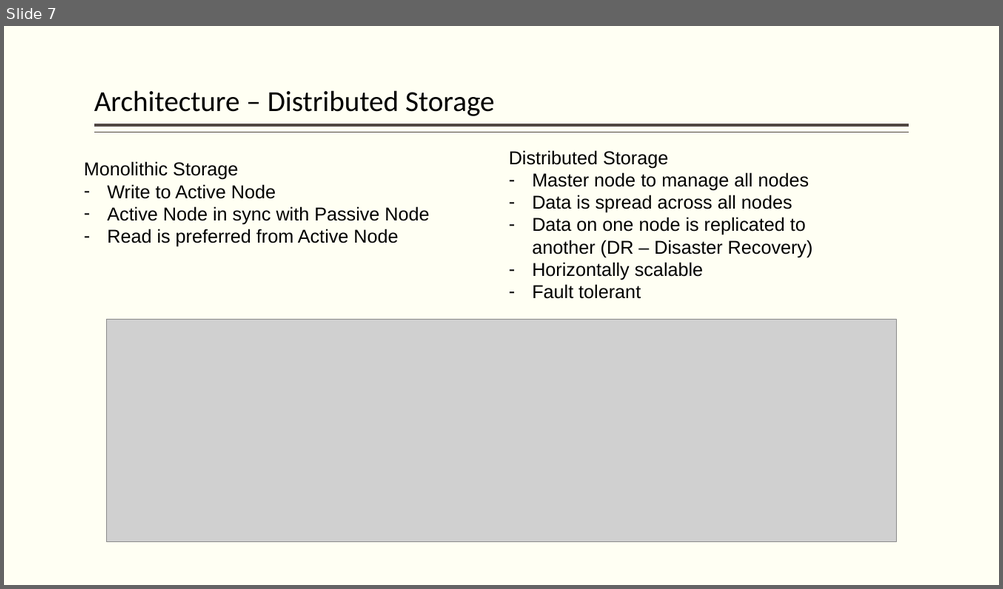
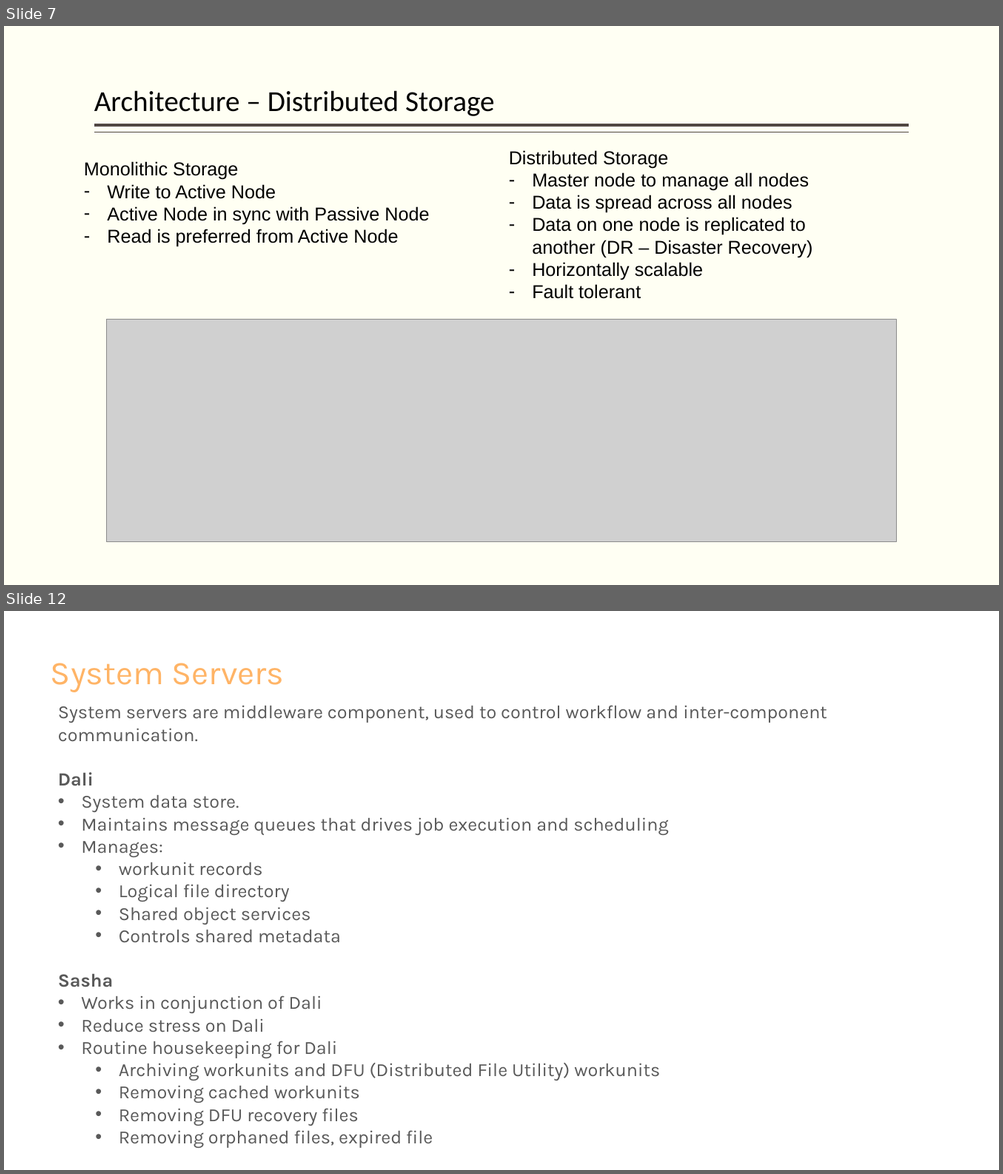
Before and after one commit to hpccsystems-solutions-lab/NCF-2021, a slide deck: BigData-ECL-NCF2021.pptx. Shown one above the other, each under a label of ours: slide 7 before the commit, slides 7 and 12 after it; the slides between them are not shown. The pictures are 1003x589 and 1003x1174 pixels, drawn with LibreOffice and Linux fonts; fonts in the diff are those of the drawing; grey boxes stand for pictures. Boxes give left, top, right and bottom in pixels: in the first picture for what was removed or moved away, otherwise in the second. Text is boxed around its words. In the diff, an @@ line names an element or a change of style, - is before the commit and + after.

```diff
--- a/BigData-ECL-NCF2021.pptx
+++ b/BigData-ECL-NCF2021.pptx
@@ slide 12 added at bbox=[4, 611, 999, 1170], background #FFFFFF @@
@@ text added at bbox=[51, 663, 284, 692], 32 pt, text #FFB466 @@
+System Servers
@@ text added at bbox=[58, 705, 827, 1148], 18 pt, text #595959 @@
+System servers are middleware component, used to control workflow and inter-component communication.
+Dali
+• System data store.
+• Maintains message queues that drives job execution and scheduling
+• Manages:
+  • workunit records
+  • Logical file directory
+  • Shared object services
+  • Controls shared metadata
+Sasha
+• Works in conjunction of Dali
+• Reduce stress on Dali
+• Routine housekeeping for Dali
+  • Archiving workunits and DFU (Distributed File Utility) workunits
+  • Removing cached workunits
+  • Removing DFU recovery files
+  • Removing orphaned files, expired file
```
Also in this commit, not shown: 6 other slides added, 1 other file.
